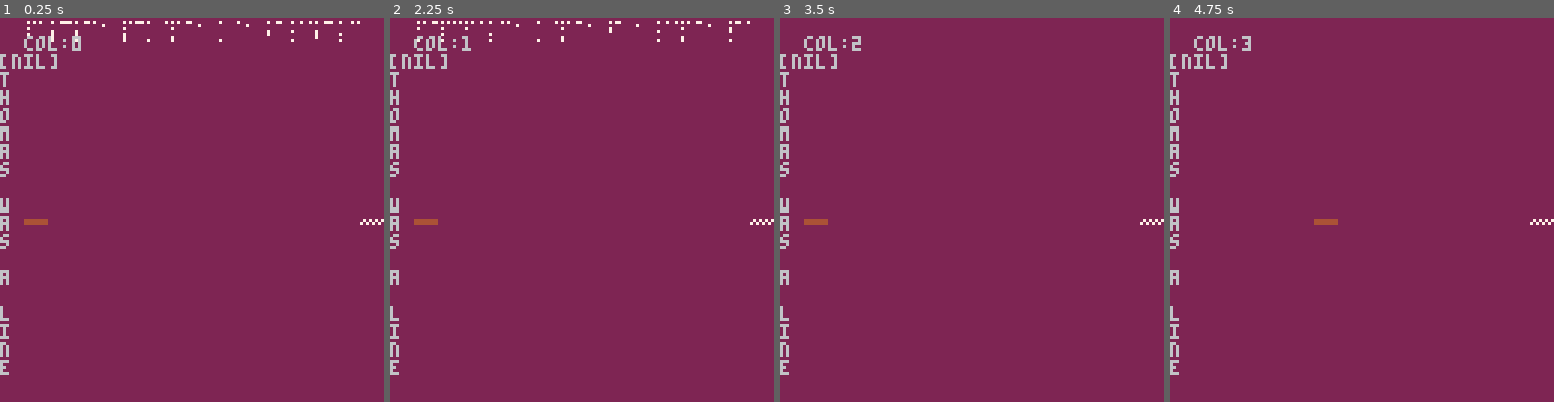
Above: before the commit, frames 1-4 (left to right).
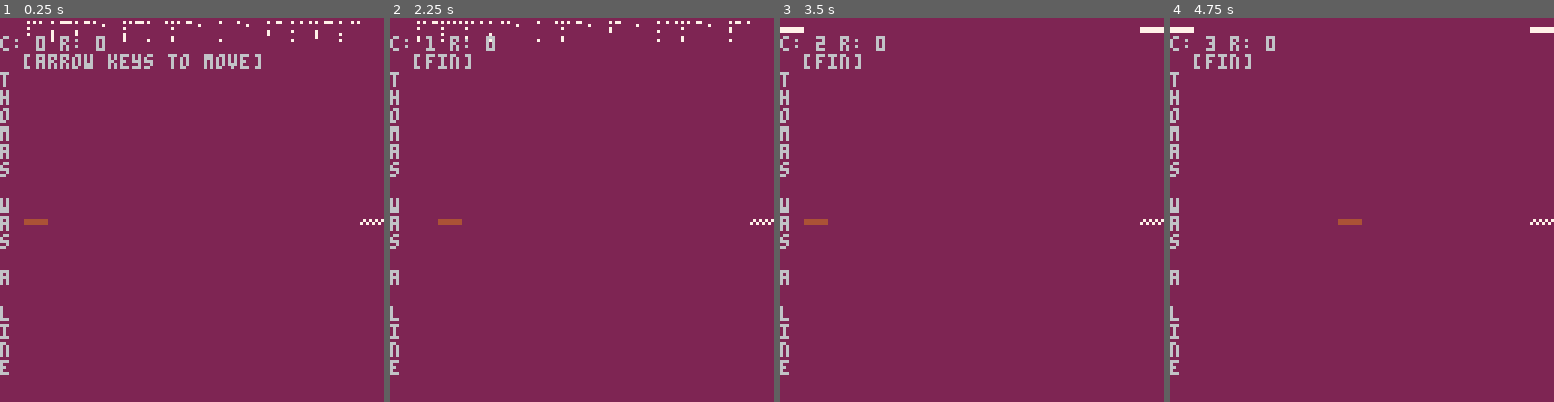
Above: after the commit, the same moments.

Repository: DoctorMikeReddy/Thomas-Was-a-Line
Game: PICO-8 cartridge thomas-was-a-line.p8
Two runs of this game, one before a commit and one after it. Both use one fixed random seed, a clock stepped at 60 frames per second and the inputs below.
Inputs:
- Up to frame 1 (0.25 s): no input
- Up to frame 2 (2.25 s): hold Right 1.6-2.1 s; hold Up from 2.15 s (still down)
- Up to frame 3 (3.5 s): release Up at 2.42 s; hold Right 2.47-3.03 s; hold Left from 3.08 s (still down)
- Up to frame 4 (4.75 s): release Left at 3.58 s; hold Down 3.63-3.97 s; hold Right 4.02-4.68 s; hold Up from 4.73 s (still down)

The runs differ from the first frame. In frame 1, 1.5% of the frame differs, in the area x 0-68%, y 4-14%; in frame 2, 0.9%; in frame 3, 0.9%; in frame 4, 1.1%.

Commit message:
Screen transition success - Still basic

Diff:
--- a/thomas-was-a-line.p8
+++ b/thomas-was-a-line.p8
@@ -20,9 +20,10 @@
 --  if btn(3) then y=y+8 end
   if (x<8) then x=8 end
   -- level 0 hack for now
-  if (x>120) then
+  if (x>=120) then
     x=8
     l+=1
+    if l>15 then l=0 end
   end
   if (y<8) then y=8 end
   if (y>=120) then y=120 end
@@ -30,11 +31,12 @@
 
 function _draw()
   cls(2)
-  map((l%16)*16,(flr(l/16)*16),0,0)
+-- matches mike's original
+-- colour scheme
+  map((l%8)*16,(flr(l/8)*16),0,0)
   print("")
-  print("  col:"..l%16)
---  print("  row:"..flr(l/16))
-  print(level_message)
+  print("c: "..l%8 .." r: "..flr(l/8))
+  print(lmsg)
 -- level 0 hack
   spr(17, 120,64)
 
@@ -97,7 +99,7 @@
 00000000000000000700000007000000000000000000000007000000070000000000000000000000070000000700000007000000000000000000000007000000
 00000000070000000000000007000000000000000700000000000000070000000000000007000000000000000000000007000000000000000700000000000000
 __map__
-00544f4d205741532041204c494e450000535552452041532058204953205900000000000000000000000000000000000000000000000000000000000000000000000000000000000000000000000000000000000000000000000000000000000000000000000000000000000000000000000000000000000000000000000000
+00544f4d205741532041204c494e450000535552452041532058204953205900010000000000000000000000000000010100000000000000000000000000000101000000000000000000000000000001010000000000000000000000000000010100000000000000000000000000000101000000000000000000000000000001
 0000000000000000000000000000000000000000000000000000000000000000000000000000000000000000000000000000000000000000000000000000000000000000000000000000000000000000000000000000000000000000000000000000000000000000000000000000000000000000000000000000000000000000
 0000000000000000000000000000000000000000000000000000000000000000000000000000000000000000000000000000000000000000000000000000000000000000000000000000000000000000000000000000000000000000000000000000000000000000000000000000000000000000000000000000000000000000
 0000000000000000000000000000000000000000000000000000000000000000000000000000000000000000000000000000000000000000000000000000000000000000000000000000000000000000000000000000000000000000000000000000000000000000000000000000000000000000000000000000000000000000
@@ -113,4 +115,4 @@
 0000000000000000000000000000000000000000000000000000000000000000000000000000000000000000000000000000000000000000000000000000000000000000000000000000000000000000000000000000000000000000000000000000000000000000000000000000000000000000000000000000000000000000
 0000000000000000000000000000000000000000000000000000000000000000000000000000000000000000000000000000000000000000000000000000000000000000000000000000000000000000000000000000000000000000000000000000000000000000000000000000000000000000000000000000000000000000
 0000000000000000000000000000000000000000000000000000000000000000000000000000000000000000000000000000000000000000000000000000000000000000000000000000000000000000000000000000000000000000000000000000000000000000000000000000000000000000000000000000000000000000
-0001000000000000000000000000000000000000000000000000000000000000000000000000000000000000000000000000000000000000000000000000000000000000000000000000000000000000000000000000000000000000000000000000000000000000000000000000000000000000000000000000000000000000
+0200000000000000000000000000000101000000000000000000000000000001010000000000000000000000000000010100000000000000000000000000000101000000000000000000000000000001010000000000000000000000000000010100000000000000000000000000000101000000000000000000000000000002
